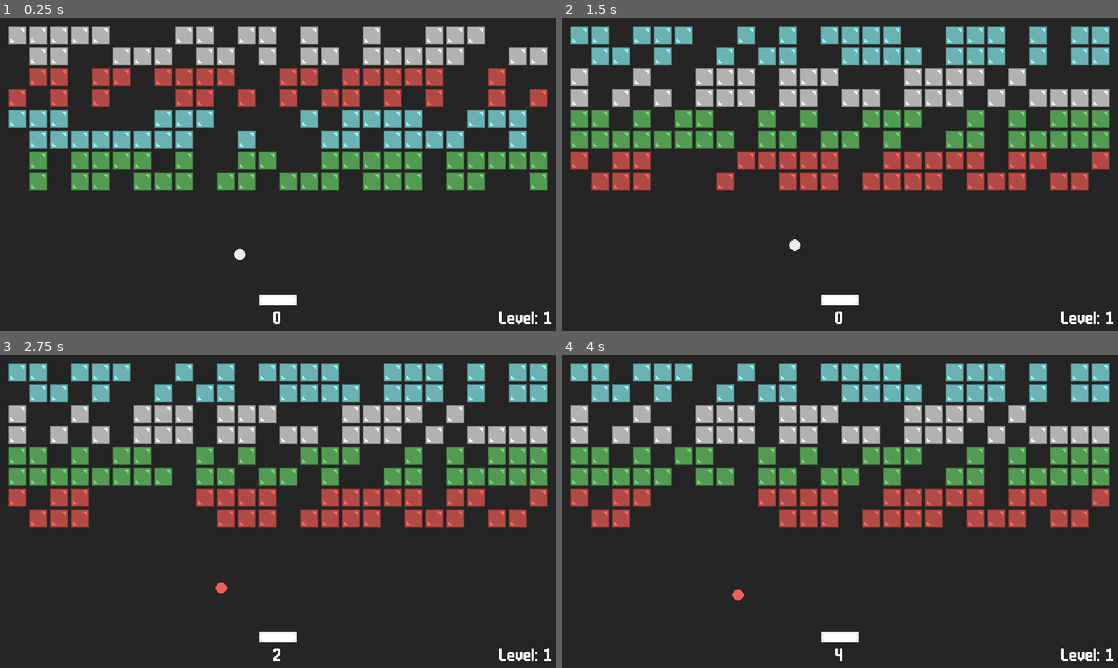
Above: before the commit, frames 1-4 (two rows, left to right).
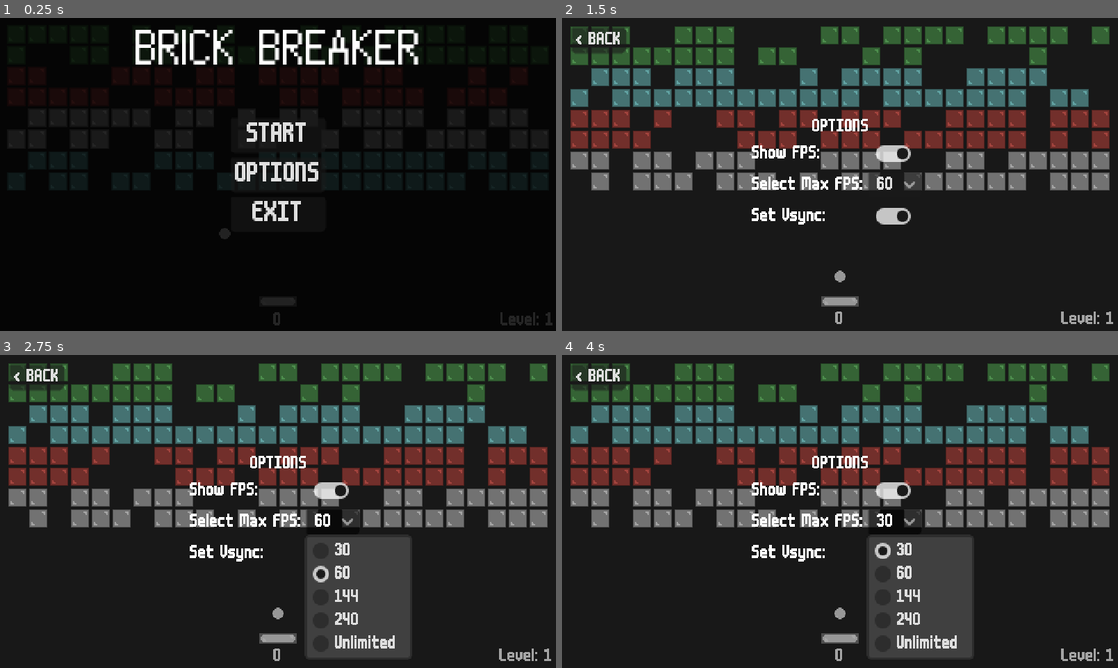
Above: after the commit, the same moments.

Repository: ConnorJWheatley/Brick-Breaker
Game: Godot game, scene res://scenes/main_game.tscn
Same seed, same stepped clock (60 frames per second), same inputs: the game is played once before the commit and once after it. Before the commit the project starts from res://scenes/level.tscn.
Inputs (mouse positions are in pixels of both pictures, inside the frame that each line leads up to):
- Up to frame 1 (0.25 s): no input
- Up to frame 2 (1.5 s): click (840, 174) at 0.5 s, where only the run after the commit has a clickable "OPTIONS"; click (890, 152) at 1.27 s
- Up to frame 3 (2.75 s): click (333, 520) at 2 s, where only the run after the commit has a clickable "60"
- Up to frame 4 (4 s): click (890, 552) at 2.77 s; click (895, 520) at 3.5 s, where only the run after the commit has a clickable "30"

The runs differ from the first frame. In frame 1, 92% of the frame differs, in the area x 0-100%, y 0-100%; in frame 2, 36%; in frame 3, 43%; in frame 4, 42%.

Commit message:
Added a functioning UI system, updated some scripts to be a bit cleaner

Diff:
--- a/project.godot
+++ b/project.godot
@@ -26,6 +26,7 @@
 window/size/window_width_override=1920
 window/size/window_height_override=1080
 window/stretch/mode="viewport"
+window/stretch/aspect="expand"
 
 [global_group]
 
--- /dev/null
+++ b/scenes/UI/main_menu.tscn
@@ -0,0 +1,74 @@
+[gd_scene format=3 uid="uid://cx7ptwtj0phjr"]
+
+[ext_resource type="Texture2D" uid="uid://cl5rrw1kwp3y4" path="res://sprites/main_menu.png" id="1_5jstl"]
+[ext_resource type="Script" uid="uid://dn7rgrujcf12t" path="res://scripts/main_menu.gd" id="1_tfcbk"]
+[ext_resource type="FontFile" uid="uid://hljveqphpcks" path="res://fonts/Pix32.ttf" id="2_tfcbk"]
+[ext_resource type="FontFile" uid="uid://chej3b54ptl4c" path="res://fonts/m6x11.ttf" id="3_e2p27"]
+[ext_resource type="Theme" uid="uid://2xm18xnv4ym4" path="res://themes/base_ui_theme.tres" id="4_e2p27"]
+
+[node name="MainMenu" type="Control" unique_id=790724659]
+layout_mode = 3
+anchors_preset = 15
+anchor_right = 1.0
+anchor_bottom = 1.0
+grow_horizontal = 2
+grow_vertical = 2
+theme = ExtResource("4_e2p27")
+script = ExtResource("1_tfcbk")
+
+[node name="TextureRect" type="TextureRect" parent="." unique_id=1183336137]
+modulate = Color(0.14644991, 0.14644991, 0.14644991, 1)
+layout_mode = 0
+offset_right = 1920.0
+offset_bottom = 1080.0
+scale = Vector2(0.25, 0.25)
+texture = ExtResource("1_5jstl")
+
+[node name="GameName" type="Label" parent="." unique_id=575037323]
+layout_mode = 1
+anchors_preset = 5
+anchor_left = 0.5
+anchor_right = 0.5
+offset_left = -123.5
+offset_right = 123.5
+offset_bottom = 41.0
+grow_horizontal = 2
+theme_override_fonts/font = ExtResource("2_tfcbk")
+theme_override_font_sizes/font_size = 40
+text = "BRICK BREAKER"
+
+[node name="VBoxContainer" type="VBoxContainer" parent="." unique_id=1057405605]
+layout_mode = 1
+anchors_preset = 8
+anchor_left = 0.5
+anchor_top = 0.5
+anchor_right = 0.5
+anchor_bottom = 0.5
+offset_left = -20.0
+offset_top = -20.0
+offset_right = 20.0
+offset_bottom = 20.0
+grow_horizontal = 2
+grow_vertical = 2
+
+[node name="StartBtn" type="Button" parent="VBoxContainer" unique_id=797205835]
+layout_mode = 2
+theme_override_fonts/font = ExtResource("3_e2p27")
+theme_override_font_sizes/font_size = 24
+text = "START"
+
+[node name="OptionsBtn" type="Button" parent="VBoxContainer" unique_id=1575132410]
+layout_mode = 2
+theme_override_fonts/font = ExtResource("3_e2p27")
+theme_override_font_sizes/font_size = 24
+text = "OPTIONS"
+
+[node name="ExitBtn" type="Button" parent="VBoxContainer" unique_id=367436398]
+layout_mode = 2
+theme_override_fonts/font = ExtResource("3_e2p27")
+theme_override_font_sizes/font_size = 24
+text = "EXIT"
+
+[connection signal="pressed" from="VBoxContainer/StartBtn" to="." method="_on_start_btn_pressed"]
+[connection signal="pressed" from="VBoxContainer/OptionsBtn" to="." method="_on_options_btn_pressed"]
+[connection signal="pressed" from="VBoxContainer/ExitBtn" to="." method="_on_exit_btn_pressed"]
--- /dev/null
+++ b/scenes/UI/options_menu.tscn
@@ -0,0 +1,115 @@
+[gd_scene format=3 uid="uid://dootxuic6c08o"]
+
+[ext_resource type="Script" uid="uid://x1rql8hfdb6r" path="res://scripts/options_menu.gd" id="1_ijpji"]
+[ext_resource type="Theme" uid="uid://2xm18xnv4ym4" path="res://themes/base_ui_theme.tres" id="1_qgort"]
+[ext_resource type="FontFile" uid="uid://chej3b54ptl4c" path="res://fonts/m6x11.ttf" id="2_hm4m4"]
+
+[node name="OptionsMenu" type="Control" unique_id=147815465]
+layout_mode = 3
+anchors_preset = 15
+anchor_right = 1.0
+anchor_bottom = 1.0
+grow_horizontal = 2
+grow_vertical = 2
+theme = ExtResource("1_qgort")
+script = ExtResource("1_ijpji")
+
+[node name="ColorRect" type="ColorRect" parent="." unique_id=380751477]
+layout_mode = 1
+anchors_preset = 15
+anchor_right = 1.0
+anchor_bottom = 1.0
+grow_horizontal = 2
+grow_vertical = 2
+color = Color(0, 0, 0, 0.35686275)
+
+[node name="OptionsContainer" type="VBoxContainer" parent="." unique_id=503877166]
+layout_mode = 1
+anchors_preset = 8
+anchor_left = 0.5
+anchor_top = 0.5
+anchor_right = 0.5
+anchor_bottom = 0.5
+offset_left = -76.5
+offset_top = -48.0
+offset_right = 76.5
+offset_bottom = 48.0
+grow_horizontal = 2
+grow_vertical = 2
+size_flags_horizontal = 4
+size_flags_vertical = 4
+alignment = 1
+
+[node name="Header" type="Label" parent="OptionsContainer" unique_id=59740770]
+layout_mode = 2
+size_flags_horizontal = 4
+theme_override_fonts/font = ExtResource("2_hm4m4")
+text = "OPTIONS"
+horizontal_alignment = 1
+vertical_alignment = 1
+
+[node name="ShowFpsContainer" type="HBoxContainer" parent="OptionsContainer" unique_id=34950544]
+layout_mode = 2
+theme_override_constants/separation = 41
+
+[node name="Label" type="Label" parent="OptionsContainer/ShowFpsContainer" unique_id=1839649806]
+layout_mode = 2
+theme_override_fonts/font = ExtResource("2_hm4m4")
+text = "Show FPS:"
+
+[node name="ShowFpsButton" type="CheckButton" parent="OptionsContainer/ShowFpsContainer" unique_id=1803060121]
+layout_mode = 2
+theme_override_fonts/font = ExtResource("2_hm4m4")
+
+[node name="MaxFpsContainer" type="HBoxContainer" parent="OptionsContainer" unique_id=730256474]
+layout_mode = 2
+
+[node name="SetFPS" type="Label" parent="OptionsContainer/MaxFpsContainer" unique_id=77166212]
+layout_mode = 2
+theme_override_fonts/font = ExtResource("2_hm4m4")
+text = "Select Max FPS:"
+
+[node name="FPSDropdown" type="OptionButton" parent="OptionsContainer/MaxFpsContainer" unique_id=849168739]
+layout_mode = 2
+theme_override_fonts/font = ExtResource("2_hm4m4")
+selected = 1
+fit_to_longest_item = false
+item_count = 5
+popup/item_0/text = "30"
+popup/item_0/id = 0
+popup/item_1/text = "60"
+popup/item_1/id = 1
+popup/item_2/text = "144"
+popup/item_2/id = 2
+popup/item_3/text = "240"
+popup/item_3/id = 3
+popup/item_4/text = "Unlimited"
+popup/item_4/id = 4
+
+[node name="VsyncContainer" type="HBoxContainer" parent="OptionsContainer" unique_id=901625597]
+layout_mode = 2
+theme_override_constants/separation = 36
+
+[node name="SetVsync" type="Label" parent="OptionsContainer/VsyncContainer" unique_id=250985284]
+layout_mode = 2
+theme_override_fonts/font = ExtResource("2_hm4m4")
+text = "Set Vsync:"
+
+[node name="VSyncDropdown" type="CheckButton" parent="OptionsContainer/VsyncContainer" unique_id=406134799]
+layout_mode = 2
+theme_override_fonts/font = ExtResource("2_hm4m4")
+button_pressed = true
+
+[node name="BackBtn" type="Button" parent="." unique_id=926428044]
+layout_mode = 1
+offset_left = 8.0
+offset_top = 8.0
+offset_right = 55.0
+offset_bottom = 30.0
+theme_override_fonts/font = ExtResource("2_hm4m4")
+text = "< BACK"
+
+[connection signal="toggled" from="OptionsContainer/ShowFpsContainer/ShowFpsButton" to="." method="_on_show_fps_button_toggled"]
+[connection signal="item_selected" from="OptionsContainer/MaxFpsContainer/FPSDropdown" to="." method="_on_fps_dropdown_item_selected"]
+[connection signal="toggled" from="OptionsContainer/VsyncContainer/VSyncDropdown" to="." method="_on_v_sync_dropdown_toggled"]
+[connection signal="pressed" from="BackBtn" to="." method="_on_back_btn_pressed"]
--- /dev/null
+++ b/scenes/UI/pause_menu.tscn
@@ -0,0 +1,66 @@
+[gd_scene format=3 uid="uid://bngdvrrwc706"]
+
+[ext_resource type="Theme" uid="uid://2xm18xnv4ym4" path="res://themes/base_ui_theme.tres" id="1_mko1u"]
+[ext_resource type="Script" uid="uid://dd078gdu5nbbo" path="res://scripts/pause_menu.gd" id="1_myx47"]
+[ext_resource type="FontFile" uid="uid://chej3b54ptl4c" path="res://fonts/m6x11.ttf" id="2_kukqi"]
+
+[node name="PauseMenu" type="Control" unique_id=751797415]
+process_mode = 3
+layout_mode = 3
+anchors_preset = 15
+anchor_right = 1.0
+anchor_bottom = 1.0
+grow_horizontal = 2
+grow_vertical = 2
+size_flags_horizontal = 4
+theme = ExtResource("1_mko1u")
+script = ExtResource("1_myx47")
+
+[node name="ColorRect" type="ColorRect" parent="." unique_id=1183627688]
+layout_mode = 1
+anchors_preset = 15
+anchor_right = 1.0
+anchor_bottom = 1.0
+grow_horizontal = 2
+grow_vertical = 2
+color = Color(0, 0, 0, 0.35686275)
+
+[node name="VBoxContainer" type="VBoxContainer" parent="." unique_id=2145248339]
+layout_mode = 1
+anchors_preset = 8
+anchor_left = 0.5
+anchor_top = 0.5
+anchor_right = 0.5
+anchor_bottom = 0.5
+offset_left = -52.0
+offset_top = -68.0
+offset_right = 52.0
+offset_bottom = 68.0
+grow_horizontal = 2
+grow_vertical = 2
+alignment = 1
+
+[node name="ResumeBtn" type="Button" parent="VBoxContainer" unique_id=1648677959]
+layout_mode = 2
+theme_override_fonts/font = ExtResource("2_kukqi")
+text = "RESUME"
+
+[node name="RestartBtn" type="Button" parent="VBoxContainer" unique_id=928661887]
+layout_mode = 2
+theme_override_fonts/font = ExtResource("2_kukqi")
+text = "RESTART"
+
+[node name="OptionsBtn" type="Button" parent="VBoxContainer" unique_id=1739468171]
+layout_mode = 2
+theme_override_fonts/font = ExtResource("2_kukqi")
+text = "OPTIONS"
+
+[node name="QuitToMenuBtn" type="Button" parent="VBoxContainer" unique_id=1502810013]
+layout_mode = 2
+theme_override_fonts/font = ExtResource("2_kukqi")
+text = "MAIN MENU"
+
+[connection signal="pressed" from="VBoxContainer/ResumeBtn" to="." method="_on_resume_btn_pressed"]
+[connection signal="pressed" from="VBoxContainer/RestartBtn" to="." method="_on_restart_btn_pressed"]
+[connection signal="pressed" from="VBoxContainer/OptionsBtn" to="." method="_on_options_btn_pressed"]
+[connection signal="pressed" from="VBoxContainer/QuitToMenuBtn" to="." method="_on_quit_to_menu_btn_pressed"]
--- /dev/null
+++ b/scenes/UI/ui_manager.tscn
@@ -0,0 +1,18 @@
+[gd_scene format=3 uid="uid://clk0njyypo7mf"]
+
+[ext_resource type="Script" uid="uid://bvrjn5jaep2au" path="res://scripts/ui_manager.gd" id="1_fo2ew"]
+[ext_resource type="PackedScene" uid="uid://bngdvrrwc706" path="res://scenes/UI/pause_menu.tscn" id="1_iku3t"]
+[ext_resource type="PackedScene" uid="uid://cx7ptwtj0phjr" path="res://scenes/UI/main_menu.tscn" id="1_xyqvb"]
+[ext_resource type="PackedScene" uid="uid://dootxuic6c08o" path="res://scenes/UI/options_menu.tscn" id="2_reske"]
+
+[node name="UIManager" type="CanvasLayer" unique_id=1097562864]
+process_mode = 3
+script = ExtResource("1_fo2ew")
+
+[node name="MainMenu" parent="." unique_id=790724659 instance=ExtResource("1_xyqvb")]
+metadata/_edit_use_anchors_ = true
+
+[node name="PauseMenu" parent="." unique_id=751797415 instance=ExtResource("1_iku3t")]
+metadata/_edit_use_anchors_ = true
+
+[node name="OptionsMenu" parent="." unique_id=147815465 instance=ExtResource("2_reske")]
--- a/scenes/game_manager.tscn
+++ b/scenes/game_manager.tscn
@@ -3,7 +3,7 @@
 [ext_resource type="Script" uid="uid://y1nfsgne664v" path="res://scripts/game_manager.gd" id="1_hwd4i"]
 [ext_resource type="FontFile" uid="uid://chej3b54ptl4c" path="res://fonts/m6x11.ttf" id="2_glms7"]
 
-[node name="GameManager" type="Node" unique_id=631368840]
+[node name="GameManager" type="CanvasLayer" unique_id=789547894]
 script = ExtResource("1_hwd4i")
 
 [node name="MarginContainer" type="MarginContainer" parent="." unique_id=643885237]
@@ -12,6 +12,8 @@
 anchor_bottom = 1.0
 grow_horizontal = 2
 grow_vertical = 2
+size_flags_horizontal = 4
+size_flags_vertical = 4
 theme_override_constants/margin_left = 3
 theme_override_constants/margin_top = 3
 theme_override_constants/margin_right = 3
@@ -34,3 +36,10 @@
 theme_override_font_sizes/font_size = 16
 text = "0"
 horizontal_alignment = 1
+vertical_alignment = 1
+
+[node name="FPSLabel" type="Label" parent="MarginContainer" unique_id=2140779710]
+layout_mode = 2
+size_flags_horizontal = 0
+size_flags_vertical = 8
+theme_override_fonts/font = ExtResource("2_glms7")
--- a/scenes/level.tscn
+++ b/scenes/main_game.tscn
@@ -1,9 +1,10 @@
 [gd_scene format=3 uid="uid://c5ye4vfb86ila"]
 
 [ext_resource type="PackedScene" uid="uid://b1ce7222j5do7" path="res://scenes/paddle.tscn" id="1_2q6dc"]
-[ext_resource type="Script" uid="uid://cbr82k1ry7rcw" path="res://scripts/level.gd" id="1_w8frs"]
+[ext_resource type="Script" uid="uid://cbr82k1ry7rcw" path="res://scripts/main_game.gd" id="1_w8frs"]
 [ext_resource type="PackedScene" uid="uid://djwhkbbgpo7qi" path="res://scenes/ball.tscn" id="2_w7c3h"]
 [ext_resource type="Texture2D" uid="uid://dn4qxcn23bpgi" path="res://sprites/background.png" id="4_mx8sn"]
+[ext_resource type="PackedScene" uid="uid://clk0njyypo7mf" path="res://scenes/UI/ui_manager.tscn" id="5_ipu61"]
 
 [sub_resource type="RectangleShape2D" id="RectangleShape2D_w7c3h"]
 size = Vector2(8, 274)
@@ -17,17 +18,19 @@
 [sub_resource type="RectangleShape2D" id="RectangleShape2D_ppgk2"]
 size = Vector2(498, 8)
 
-[node name="Level" type="Node2D" unique_id=987633441]
+[node name="MainGame" type="Node2D" unique_id=987633441]
 script = ExtResource("1_w8frs")
 
 [node name="Camera2D" type="Camera2D" parent="." unique_id=1317101444]
 position = Vector2(240, 135)
 
 [node name="Paddle" parent="." unique_id=880642036 instance=ExtResource("1_2q6dc")]
-position = Vector2(240, 239)
+position = Vector2(240, 240)
 
 [node name="Ball" parent="." unique_id=2095934237 instance=ExtResource("2_w7c3h")]
 position = Vector2(240, 223)
+
+[node name="Bricks" type="Node2D" parent="." unique_id=2075184785]
 
 [node name="Walls" type="StaticBody2D" parent="." unique_id=865495383]
 
@@ -57,4 +60,6 @@
 position = Vector2(240, 135)
 texture = ExtResource("4_mx8sn")
 
+[node name="UIManager" parent="." unique_id=1097562864 instance=ExtResource("5_ipu61")]
+
 [connection signal="body_entered" from="DeathZone" to="Ball" method="_on_death_zone_body_entered"]
--- a/scripts/ball.gd
+++ b/scripts/ball.gd
@@ -1,10 +1,11 @@
 class_name Ball
 extends CharacterBody2D
+
+signal game_over
 
 @onready var ball_sprite = $Sprite2D
 
 var speed = 200
-var direction = Vector2.DOWN
 var is_active = true
 
 func _ready() -> void:
@@ -41,9 +42,10 @@
 				ball_sprite.modulate = brick_colour
 				collider.hit()
 
-func game_over():
-	GameManager.score = 0
-	get_tree().reload_current_scene()
+func reset_ball():
+	position = Vector2(240, 223)
+	velocity = Vector2(speed * -1, speed)
+	ball_sprite.modulate = Color(1, 1, 1, 1)
 
-func _on_death_zone_body_entered(body: Node2D) -> void:
-	game_over()
+func _on_death_zone_body_entered(_body: Node2D) -> void:
+	emit_signal("game_over")
--- a/scripts/game_manager.gd
+++ b/scripts/game_manager.gd
@@ -1,14 +1,29 @@
-extends Node
+extends CanvasLayer
 
 var score: int = 0
 var level: int = 1
 
 @onready var score_label: Label = $MarginContainer/ScoreLabel
 @onready var level_label: Label = $MarginContainer/LevelLabel
+@onready var show_fps_label: Label = $MarginContainer/FPSLabel
+
+func _ready() -> void:
+	show_fps_label.visible = false
+
+func _process(_delta: float) -> void:
+	score_label.text = str(score)
+	level_label.text = "Level: " +  str(level)
+
+	if show_fps_label.visible:
+		show_fps_label.text = "FPS: " + str(Engine.get_frames_per_second())
 
 func add_points(points: int):
 	score += points
 
-func _process(_delta: float) -> void:
-	score_label.text = str(score)
-	level_label.text = "Level: " +  str(level)
+func reset_points():
+	score = 0
+	level = 1
+
+func toggle_show_fps_label(toggled_on):
+	print(toggled_on)
+	show_fps_label.visible = toggled_on
--- a/scripts/level.gd
+++ /dev/null
@@ -1,42 +0,0 @@
-extends Node2D
-
-@onready var brick_object = preload("res://scenes/brick.tscn")
-
-var cols = 26
-var rows = 8
-var margin = 15
-
-# Called when the node enters the scene tree for the first time.
-func _ready() -> void:
-	setup_level()
-
-func setup_level():
-	var colours = get_colours()
-	colours.shuffle()
-
-	for r in rows:
-		for c in cols:
-			var rand_num = randi_range(0, 2)
-			if rand_num > 0:
-				var new_brick = brick_object.instantiate()
-				add_child(new_brick)
-				new_brick.position = Vector2(margin + (18 * c), margin + (18 * r))
-
-				var brick_sprite = new_brick.get_node("Sprite2D")
-				if r <= 7:
-					brick_sprite.modulate = colours[0]
-				if r <= 5:
-					brick_sprite.modulate = colours[1]
-				if r <= 3:
-					brick_sprite.modulate = colours[2]
-				if r <= 1:
-					brick_sprite.modulate = colours[3]
-
-func get_colours():
-	var colours = [
-		Color(1.0, 0.412, 0.38, 1.0),
-		Color(0.6, 1.0, 1.0, 1.0),
-		Color(0.467, 0.867, 0.467, 1.0),
-		Color(1, 1, 1, 1),
-	]
-	return colours
--- /dev/null
+++ b/scripts/main_game.gd
@@ -0,0 +1,81 @@
+class_name MainGame
+
+extends Node2D
+
+@onready var brick_object = preload("res://scenes/brick.tscn")
+@onready var paddle: Paddle = $Paddle
+@onready var ball: Ball = $Ball
+@onready var bricks: Node2D = $Bricks
+@onready var ui_manager: UIManager = $UIManager
+
+const PADDLE_POS = Vector2(240, 240)
+
+var cols = 26
+var rows = 8
+var margin = 15
+
+# Called when the node enters the scene tree for the first time.
+func _ready() -> void:
+	setup_level()
+	ball.game_over.connect(_on_game_over)
+	connect_to_signals()
+
+#func _input(event):
+	#if event.is_action_pressed("ui_cancel"):
+		#emit_signal("pause_requested")
+
+func connect_to_signals():
+	ui_manager.start_game_requested.connect(reset_level)
+	ui_manager.restart_game_requested.connect(reset_level)
+
+func setup_level():
+	var colours = get_colours()
+	colours.shuffle()
+
+	for r in rows:
+		for c in cols:
+			var rand_num = randi_range(0, 2)
+			if rand_num > 0:
+				var new_brick = brick_object.instantiate()
+				bricks.add_child(new_brick)
+				new_brick.position = Vector2(margin + (18 * c), margin + (18 * r))
+
+				var brick_sprite = new_brick.get_node("Sprite2D")
+				if r <= 7:
+					brick_sprite.modulate = colours[0]
+				if r <= 5:
+					brick_sprite.modulate = colours[1]
+				if r <= 3:
+					brick_sprite.modulate = colours[2]
+				if r <= 1:
+					brick_sprite.modulate = colours[3]
+
+func clear_level():
+	for brick in bricks.get_children():
+		brick.queue_free()
+
+func reset_level():
+	# reset score
+	GameManager.score = 0
+	GameManager.level = 1
+	# clear level before instancing new one
+	clear_level()
+	# call setup_level()
+	call_deferred("setup_level")
+	# reset paddle and ball position
+	paddle.position = PADDLE_POS
+	ball.reset_ball()
+
+func _on_game_over():
+	reset_level()
+	# will change to send to another screen to enter name for high score or something
+	# and option to restart or go back to main menu
+
+func get_colours():
+	var colours = [
+		Color(1.0, 0.412, 0.38, 1.0),
+		Color(0.6, 1.0, 1.0, 1.0),
+		Color(0.467, 0.867, 0.467, 1.0),
+		Color(1, 1, 1, 1),
+	]
+	return colours
--- /dev/null
+++ b/scripts/main_menu.gd
@@ -0,0 +1,15 @@
+class_name MainMenu
+
+extends Control
+
+signal start_pressed
+signal option_pressed
+
+func _on_start_btn_pressed() -> void:
+	emit_signal("start_pressed")
+
+func _on_options_btn_pressed() -> void:
+	emit_signal("option_pressed")
+
+func _on_exit_btn_pressed() -> void:
+	get_tree().quit()
--- /dev/null
+++ b/scripts/options_menu.gd
@@ -0,0 +1,35 @@
+class_name OptionsMenu
+
+extends Control
+
+signal back_pressed
+signal show_fps_toggled(toggled_on)
+
+const FPS_DICT = {
+	0: 30,
+	1: 60,
+	2: 144,
+	3: 240,
+	4: 0,
+}
+
+@onready var fps_dropdown: OptionButton = $OptionsContainer/MaxFpsContainer/FPSDropdown
+
+func _ready() -> void:
+	Engine.max_fps = FPS_DICT[1]
+
+func _on_show_fps_button_toggled(toggled_on: bool) -> void:
+	emit_signal("show_fps_toggled", toggled_on)
+
+func _on_fps_dropdown_item_selected(index: int) -> void:
+	Engine.max_fps = FPS_DICT[index]
+	fps_dropdown.selected = index
+
+func _on_v_sync_dropdown_toggled(toggled_on: bool) -> void:
+	if toggled_on:
+		DisplayServer.window_set_vsync_mode(DisplayServer.VSYNC_ENABLED)
+	else:
+		DisplayServer.window_set_vsync_mode(DisplayServer.VSYNC_DISABLED)
+
+func _on_back_btn_pressed() -> void:
+	emit_signal("back_pressed")
--- /dev/null
+++ b/scripts/pause_menu.gd
@@ -0,0 +1,24 @@
+class_name PauseMenu
+
+extends Control
+
+signal options_button_pressed
+signal restart_button_pressed
+signal quit_to_main_menu_pressed
+
+func unpause_game():
+	visible = false
+	get_tree().paused = false
+
+func _on_resume_btn_pressed() -> void:
+	unpause_game()
+
+func _on_restart_btn_pressed() -> void:
+	get_tree().paused = false
+	emit_signal("restart_button_pressed")
+
+func _on_options_btn_pressed() -> void:
+	emit_signal("options_button_pressed")
+
+func _on_quit_to_menu_btn_pressed() -> void:
+	emit_signal("quit_to_main_menu_pressed")
--- /dev/null
+++ b/scripts/ui_manager.gd
@@ -0,0 +1,89 @@
+class_name UIManager
+
+extends CanvasLayer
+
+signal start_game_requested
+signal restart_game_requested
+
+@onready var main_game: MainGame = $".."
+@onready var main_menu: MainMenu = $MainMenu
+@onready var pause_menu: PauseMenu = $PauseMenu
+@onready var options_menu: OptionsMenu = $OptionsMenu
+
+func _ready():
+	main_menu_signals()
+	pause_menu_signals()
+	options_menu_signals()
+	game_start_up()
+
+func _input(event):
+	if event.is_action_pressed("ui_cancel"):
+		_on_pause_requested()
+
+func main_menu_signals():
+	main_menu.start_pressed.connect(_on_start_pressed)
+	main_menu.option_pressed.connect(_on_option_pressed)
+
+func pause_menu_signals():
+	pause_menu.restart_button_pressed.connect(_on_restart_requested)
+	pause_menu.options_button_pressed.connect(_on_option_pressed)
+	pause_menu.quit_to_main_menu_pressed.connect(_on_quit_to_menu_pressed)
+
+func options_menu_signals():
+	options_menu.back_pressed.connect(_on_back_pressed)
+	options_menu.show_fps_toggled.connect(_on_show_fps_toggled)
+
+func game_start_up():
+	pause_menu.visible = false
+	options_menu.visible = false
+	get_tree().paused = true
+
+func pause_game():
+	pause_menu.visible = true
+	get_tree().paused = true
+
+func _on_pause_requested() -> void:
+	# check what UI state the game is in
+	if pause_menu.visible == false and options_menu.visible == false:
+		pause_menu.visible = true
+		get_tree().paused = true
+		return
+	if pause_menu.visible == true:
+		pause_menu.visible = false
+		get_tree().paused = false
+		return
+	if options_menu.visible == true:
+		options_menu.visible = false
+		pause_menu.visible = true
+		return
+
+# Main Menu Signals
+func _on_start_pressed():
+	main_menu.visible = false
+	get_tree().paused = false
+	emit_signal("start_game_requested")
+
+func _on_back_pressed():
+	pause_menu.visible = true
+	options_menu.visible = false
+
+# Pause Menu Signals
+func _on_restart_requested():
+	pause_menu.visible = false
+	emit_signal("restart_game_requested")
+
+# Options Menu Signals
+func _on_show_fps_toggled(toggled_on):
+	GameManager.toggle_show_fps_label(toggled_on)
+
+# Shared
+func _on_option_pressed():
+	main_menu.visible = false
+	pause_menu.visible = false
+	options_menu.visible = true
+
+# will also be used when game over happens
+func _on_quit_to_menu_pressed():
+	get_tree().paused = true
+	pause_menu.visible = false
+	main_menu.visible = true
--- /dev/null
+++ b/themes/base_ui_theme.tres
@@ -0,0 +1,6 @@
+[gd_resource type="Theme" format=3 uid="uid://2xm18xnv4ym4"]
+
+[ext_resource type="FontFile" uid="uid://chej3b54ptl4c" path="res://fonts/m6x11.ttf" id="1_2uwl6"]
+
+[resource]
+default_font = ExtResource("1_2uwl6")
Renamed: scripts/level.gd.uid -> scripts/main_game.gd.uid
Not shown, added: scripts/main_menu.gd.uid
Not shown, added: scripts/options_menu.gd.uid
Not shown, added: scripts/pause_menu.gd.uid
Not shown, added: scripts/ui_manager.gd.uid
Binary file added: sprites/main_menu.png
Not shown, added: sprites/main_menu.png.import
Binary file changed: sprites/paddle.png
Not shown, added: scenes/options_menu.tscn17901778939.tmp
